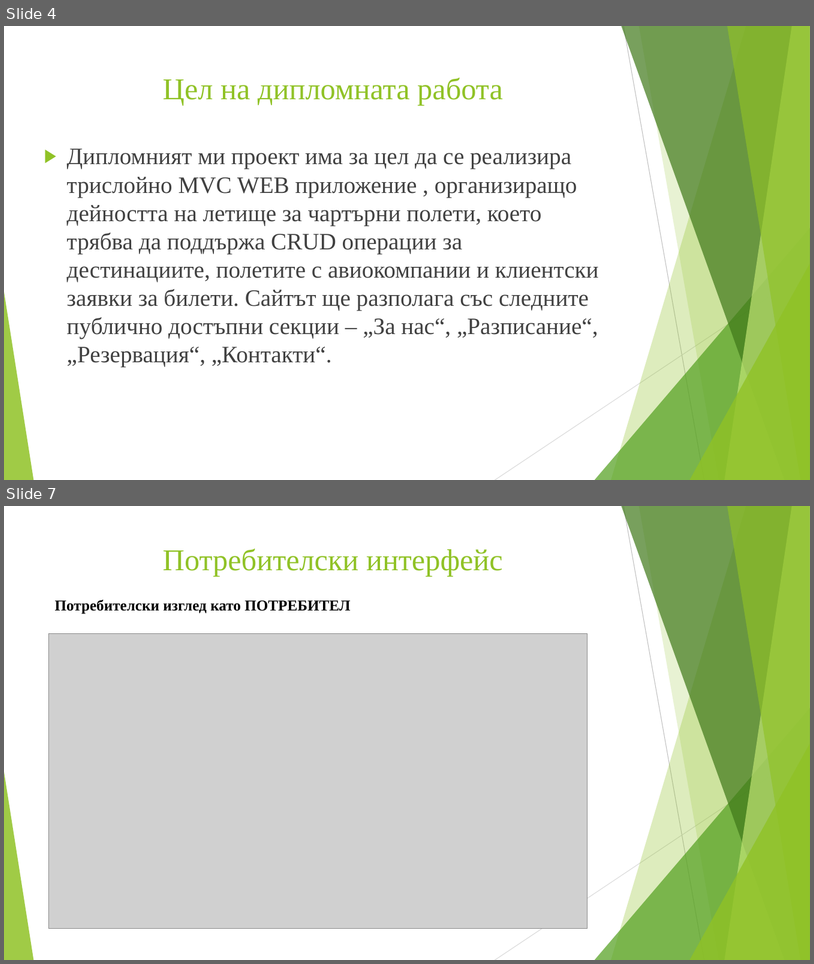
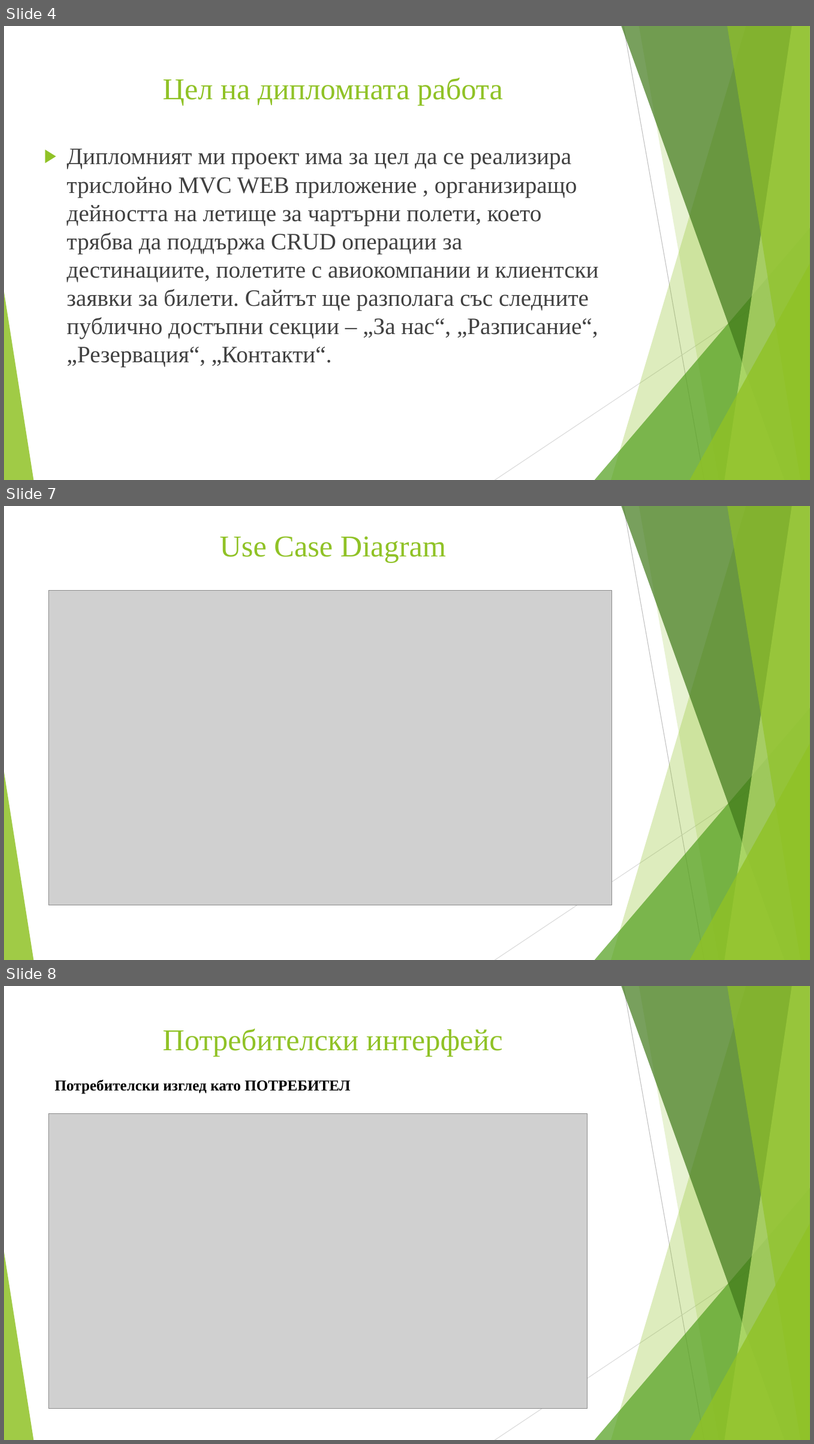
Before and after one commit to naskokolevmaka/Diploment-Proekt, a slide deck: Дипломна работа - Атанас Георгиев Колев - Презентация.pptx. Shown one above the other, each under a label of ours: slides 4 and 7 before the commit, slides 4, 7 and 8 after it; the slides between them are not shown. The pictures are 814x964 and 814x1444 pixels, drawn with LibreOffice and Linux fonts; fonts in the diff are those of the drawing; grey boxes stand for pictures. Boxes give left, top, right and bottom in pixels: in the first picture for what was removed or moved away, otherwise in the second. Text is boxed around its words. In the diff, an @@ line names an element or a change of style, - is before the commit and + after.

```diff
--- a/Дипломна работа - Атанас Георгиев Колев - Презентация.pptx
+++ b/Дипломна работа - Атанас Георгиев Колев - Презентация.pptx
@@ slide 7 added at box(4, 506, 810, 960), background #FFFFFF; not listed: 10 template elements that a slide beside it also shows @@
@@ title added at box(220, 536, 446, 563), 36 pt, text #90C226 @@
+Use Case Diagram
@@ picture added at box(49, 591, 612, 904) @@
@@ what was slide 7 is now slide 8 @@
```
Also in this commit, not shown: 5 slides changed.
